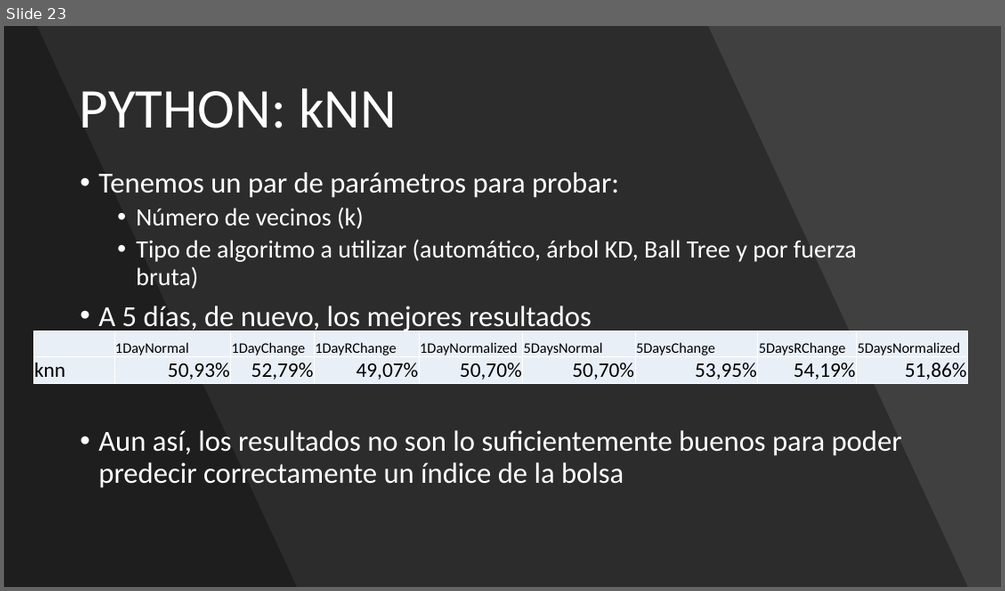
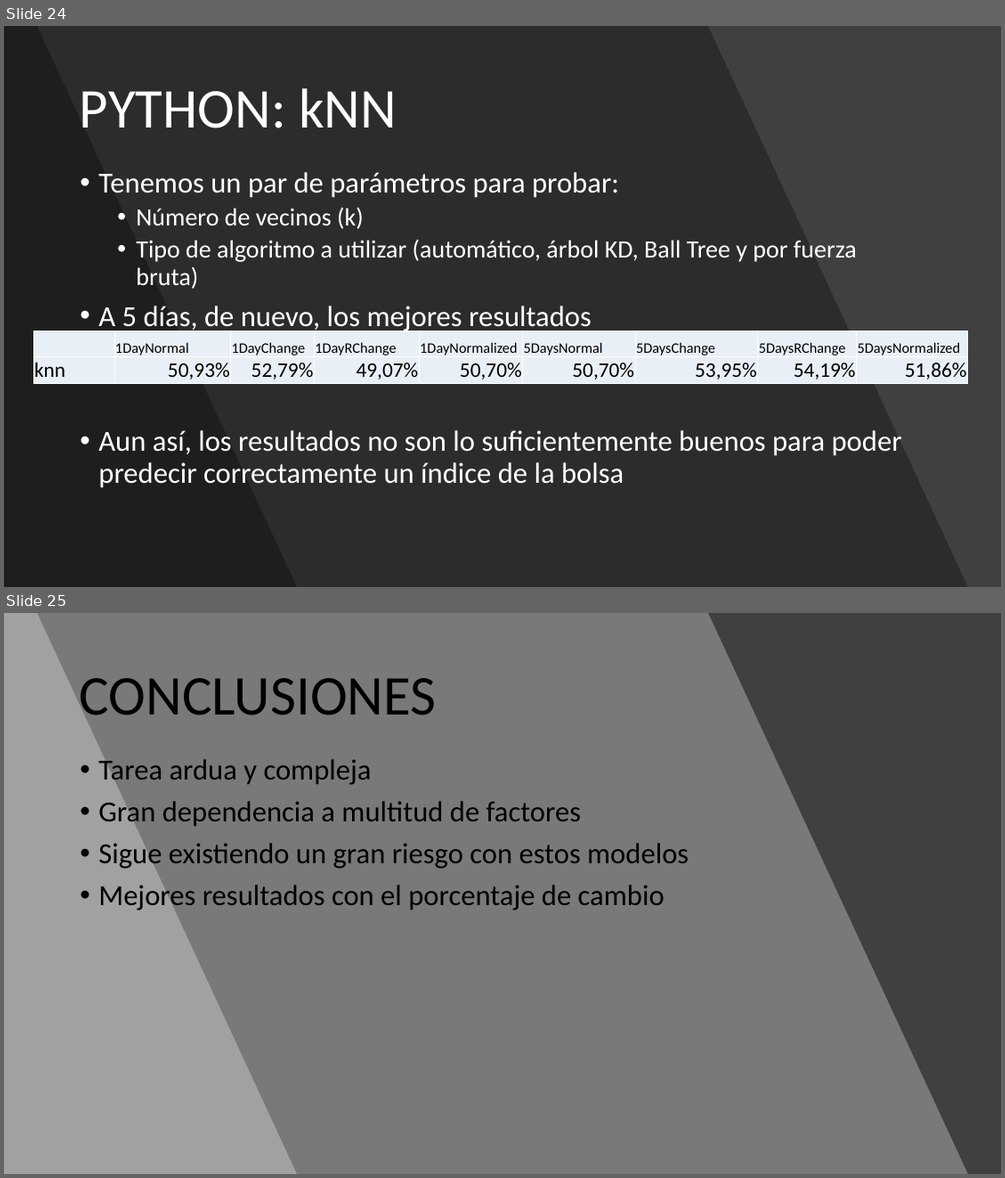
Before and after one commit to adrigrillo/IBEXPredictor, a slide deck: docs/PresentacionFinal.pptx. Shown one above the other, each under a label of ours: slide 23 before the commit, slides 24 and 25 after it. The pictures are 1005x591 and 1005x1178 pixels, drawn with LibreOffice and Linux fonts; fonts in the diff are those of the drawing. Boxes give left, top, right and bottom in pixels: in the first picture for what was removed or moved away, otherwise in the second. Text is boxed around its words. In the diff, an @@ line names an element or a change of style, - is before the commit and + after.

Commit message:
Presentación Final añadidos Intro+Conclusiones

```diff
--- a/docs/PresentacionFinal.pptx
+++ b/docs/PresentacionFinal.pptx
@@ slide 25 added at (x1=4, y1=613, x2=1001, y2=1174), background #FFFFFF @@
@@ rectangle added at (x1=4, y1=613, x2=1001, y2=1174), fill #404040 @@
@@ freeform shape added at (x1=4, y1=613, x2=968, y2=1174), fill #FFFFFF at 30% opacity @@
@@ freeform shape added at (x1=4, y1=613, x2=297, y2=1174), fill #FFFFFF at 30% opacity @@
@@ title added at (x1=80, y1=678, x2=437, y2=715), 54 pt, text #000000 @@
+CONCLUSIONES
@@ text added at (x1=98, y1=759, x2=688, y2=910), 28 pt, text #000000 @@
+• Tarea ardua y compleja
+• Gran dependencia a multitud de factores
+• Sigue existiendo un gran riesgo con estos modelos
+• Mejores resultados con el porcentaje de cambio
@@ what was slide 23 is now slide 24 @@
```
Also in this commit, not shown: 5 slides changed, 1 other slide added.
